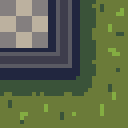
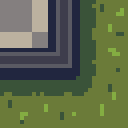
Layers edited between the first and the second 128×128 image:
painted on "Arrière-plan" over [0, 0, 48, 48]
